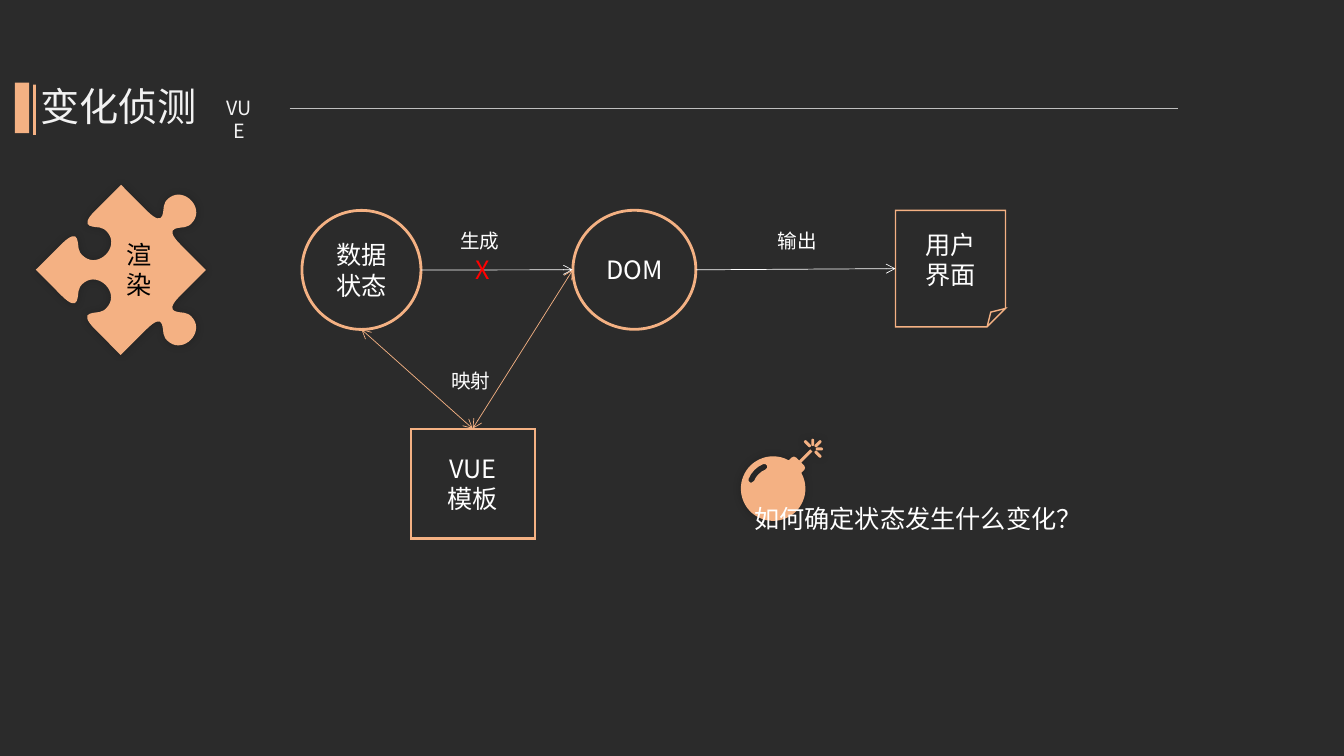
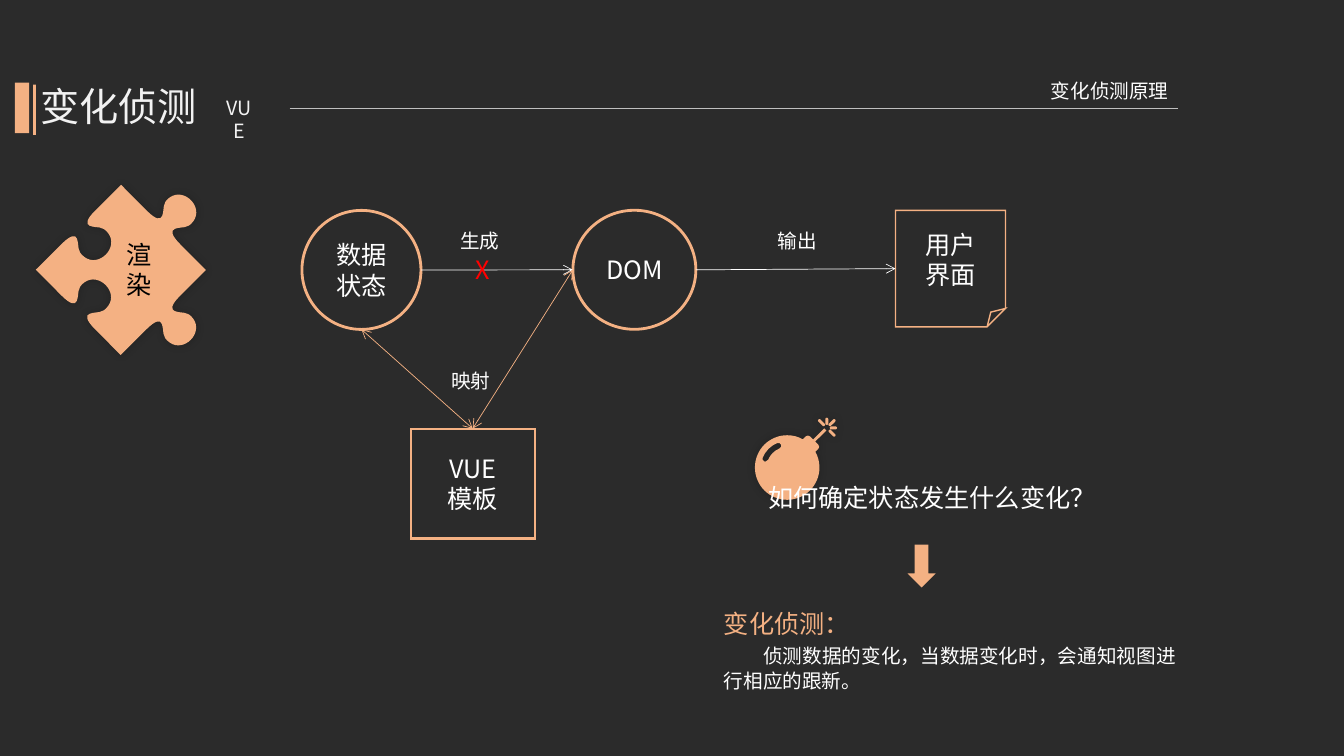
Before and after one commit to kcikkick/mvvm-demo, a slide deck: slide 9 of ppt/mvvm-demo.pptx. Drawn at 1344x756 pixels with LibreOffice and Linux fonts; fonts in the diff are those of the drawing; background and template pictures are left out; a plain dark background stands for a picture behind light text. Boxes give left, top, right and bottom in pixels: in the first picture for what was removed or moved away, otherwise in the second. Text is boxed around its words. In the diff, an @@ line names an element or a change of style, - is before the commit and + after.

```diff
--- a/ppt/mvvm-demo.pptx
+++ b/ppt/mvvm-demo.pptx
@@ text added at (1051,81,1169,100), 14 pt, text #FFFFFF @@
+变化侦测原理
@@ freeform shape: place and size @@
-freeform shape at (741,439,824,521)
+freeform shape at (755,417,838,500)
@@ text "如何确定状态发生什么变化？": place and size @@
-text "如何确定状态发生什么变化？" at (754,502,1082,530)
+text "如何确定状态发生什么变化？" at (768,481,1096,509)
@@ down arrow added at (909,545,934,587), fill #F4B183, outline #F4B183 1 pt @@
@@ text added at (724,611,1175,690), 14 pt, text #FFFFFF @@
+变化侦测：
+侦测数据的变化，当数据变化时，会通知视图进行相应的跟新。
```
Also in this commit, not shown: 18 other slides changed, 4 slides added, 4 slides removed, 1 other file.
